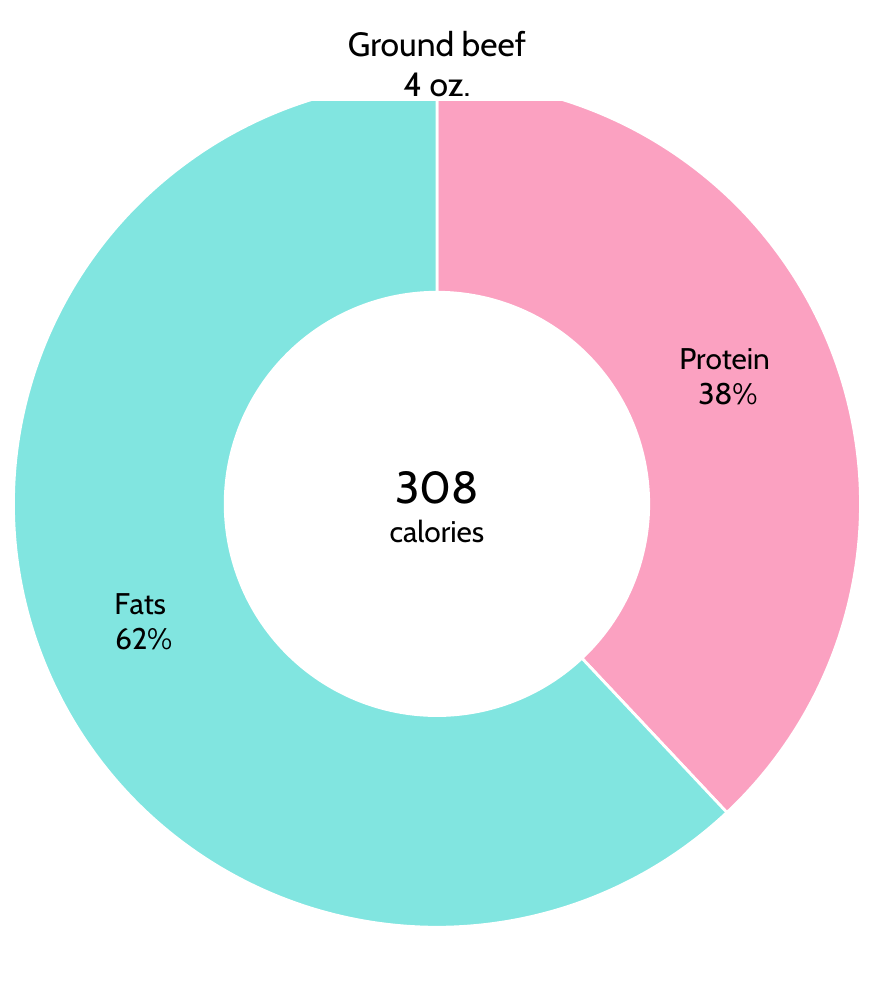
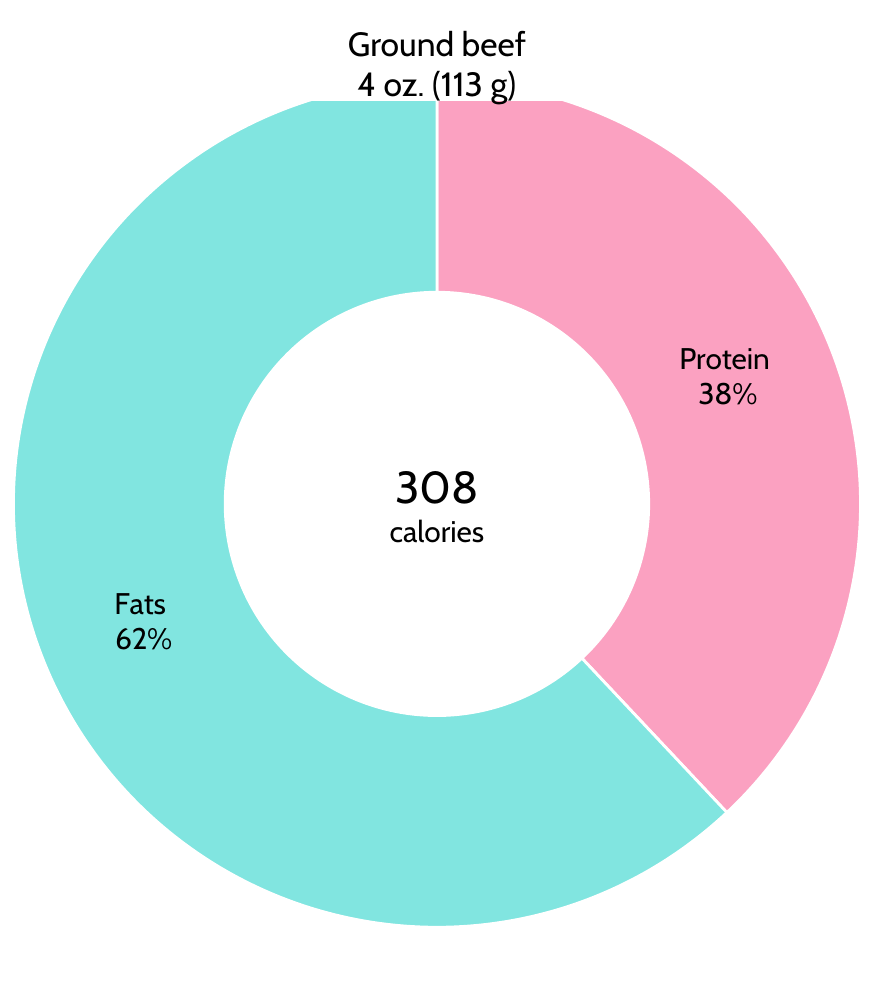
Before and after one commit to nicetats/macromania, a slide deck: slide 9 of Images/NutritionLabels/FoodTrackerPercentages.pptx. Drawn at 874x1008 pixels with LibreOffice and Linux fonts; fonts in the diff are those of the drawing. Boxes give left, top, right and bottom in pixels: in the first picture for what was removed or moved away, otherwise in the second. Text is boxed around its words. In the diff, an @@ line names an element or a change of style, - is before the commit and + after.

```diff
--- a/Images/NutritionLabels/FoodTrackerPercentages.pptx
+++ b/Images/NutritionLabels/FoodTrackerPercentages.pptx
@@ text in rectangle at [357, 70, 517, 104]: text changed @@
-4 oz.
+4 oz. (113 g)
```
Also in this commit, not shown: 6 other slides changed, 16 other files.
